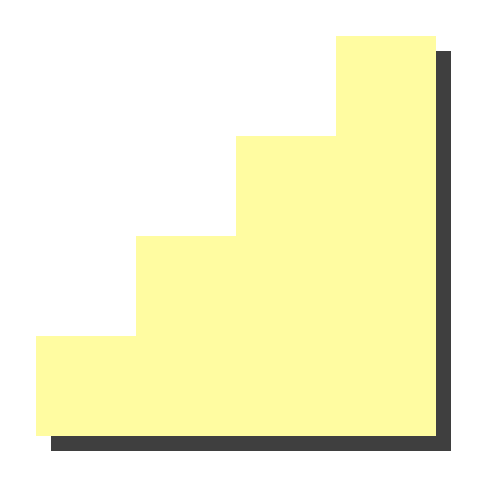
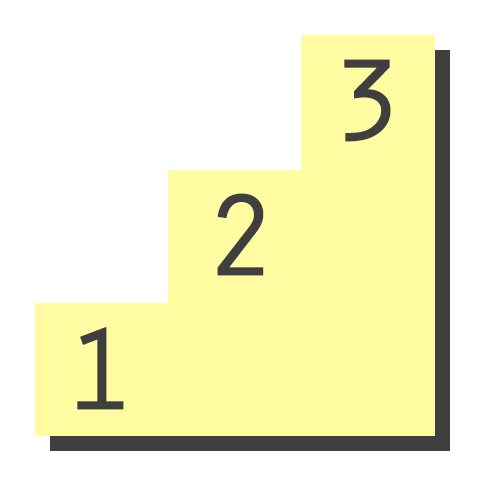
Comparing the layer stacks of the two 500x500 images. Changes:
hid "Layer 1" over [36, 36, 436, 436]
added layer "3" above "2" over [344, 59, 391, 142]
added layer "2" above "1" over [217, 193, 264, 276]
added layer "1" above "Layer 2 copy" over [77, 327, 124, 410]
added layer "Layer 2 copy" above "Layer 2" over [35, 35, 435, 436]
added layer "Layer 2" above "Layer 1 copy" over [50, 50, 450, 451]
hid "Layer 1 copy" over [51, 51, 451, 451]
